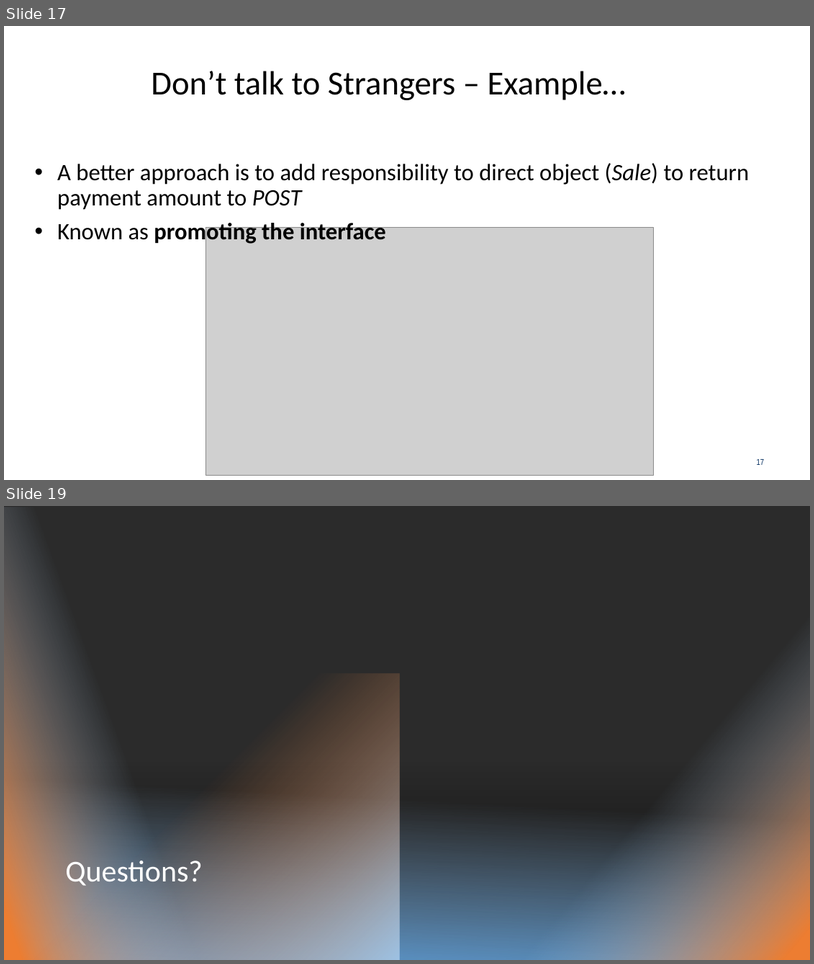
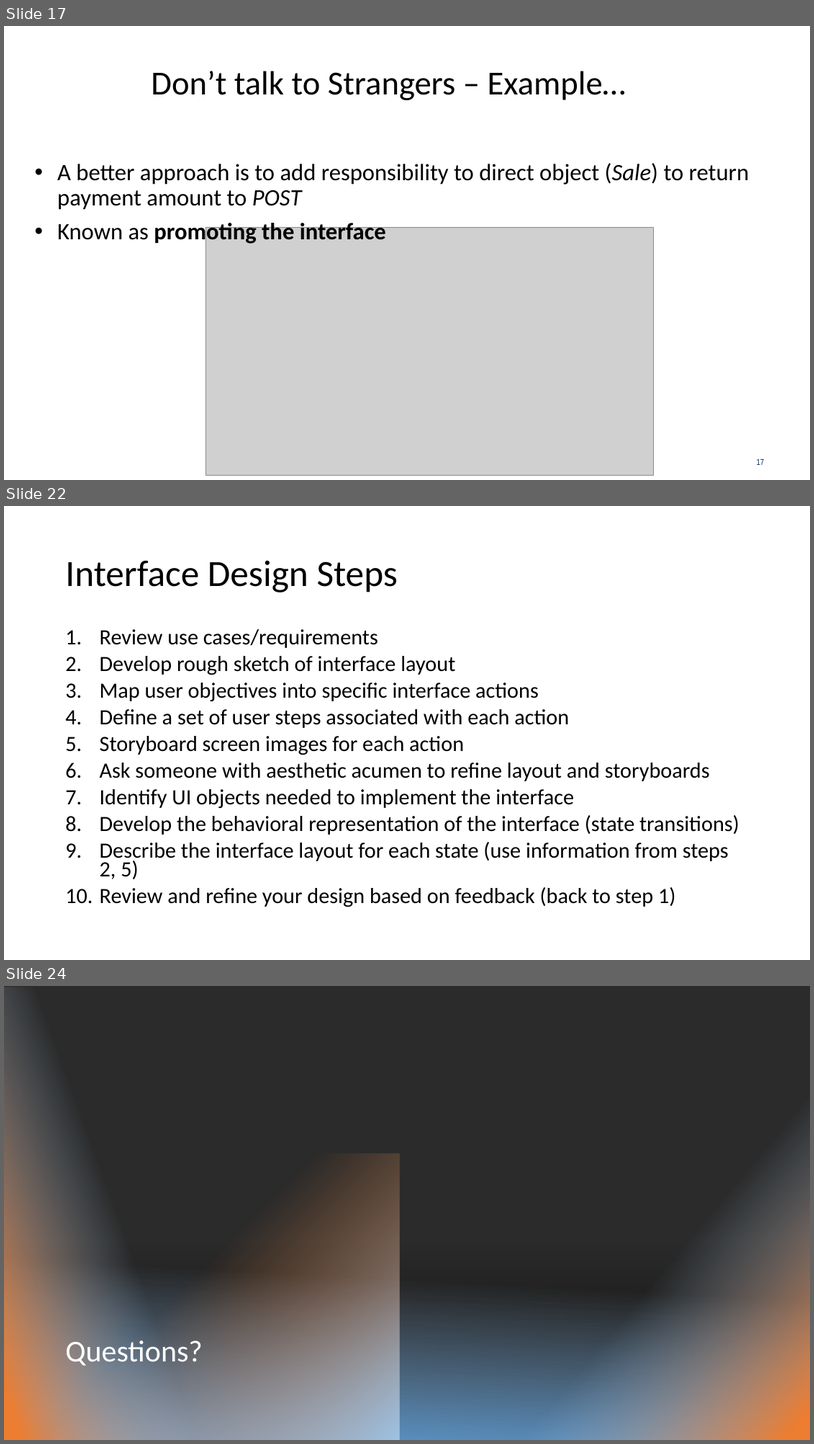
Before and after one commit to kthanasi-git/SW_Engineering, a slide deck: SOFTWARE ENGINEERING/SLIDES/9- Design Priciples III.pptx. Shown one above the other, each under a label of ours: slides 17 and 19 before the commit, slides 17, 22 and 24 after it; the slides between them are not shown. The pictures are 814x964 and 814x1444 pixels, drawn with LibreOffice and Linux fonts; fonts in the diff are those of the drawing; grey boxes stand for pictures; background and template pictures are left out; a plain dark background stands for a picture behind light text. Boxes give left, top, right and bottom in pixels: in the first picture for what was removed or moved away, otherwise in the second. Text is boxed around its words. In the diff, an @@ line names an element or a change of style, - is before the commit and + after.

```diff
--- a/SOFTWARE ENGINEERING/SLIDES/9- Design Priciples III.pptx
+++ b/SOFTWARE ENGINEERING/SLIDES/9- Design Priciples III.pptx
@@ slide 22 added at (x1=4, y1=506, x2=810, y2=960), background #FFFFFF @@
@@ title added at (x1=65, y1=560, x2=399, y2=592), 44 pt, text #000000 @@
+Interface Design Steps
@@ text added at (x1=100, y1=629, x2=740, y2=907), 25.9 pt, text #000000 @@
+1. Review use cases/requirements
+2. Develop rough sketch of interface layout
+3. Map user objectives into specific interface actions
+4. Define a set of user steps associated with each action
+5. Storyboard screen images for each action
+6. Ask someone with aesthetic acumen to refine layout and storyboards
+7. Identify UI objects needed to implement the interface
+8. Develop the behavioral representation of the interface (state transitions)
+9. Describe the interface layout for each state (use information from steps 2, 5)
+10. Review and refine your design based on feedback (back to step 1)
@@ what was slide 19 is now slide 24 @@
```
Also in this commit, not shown: 2 slides changed, 4 other slides added, 9 other files.
